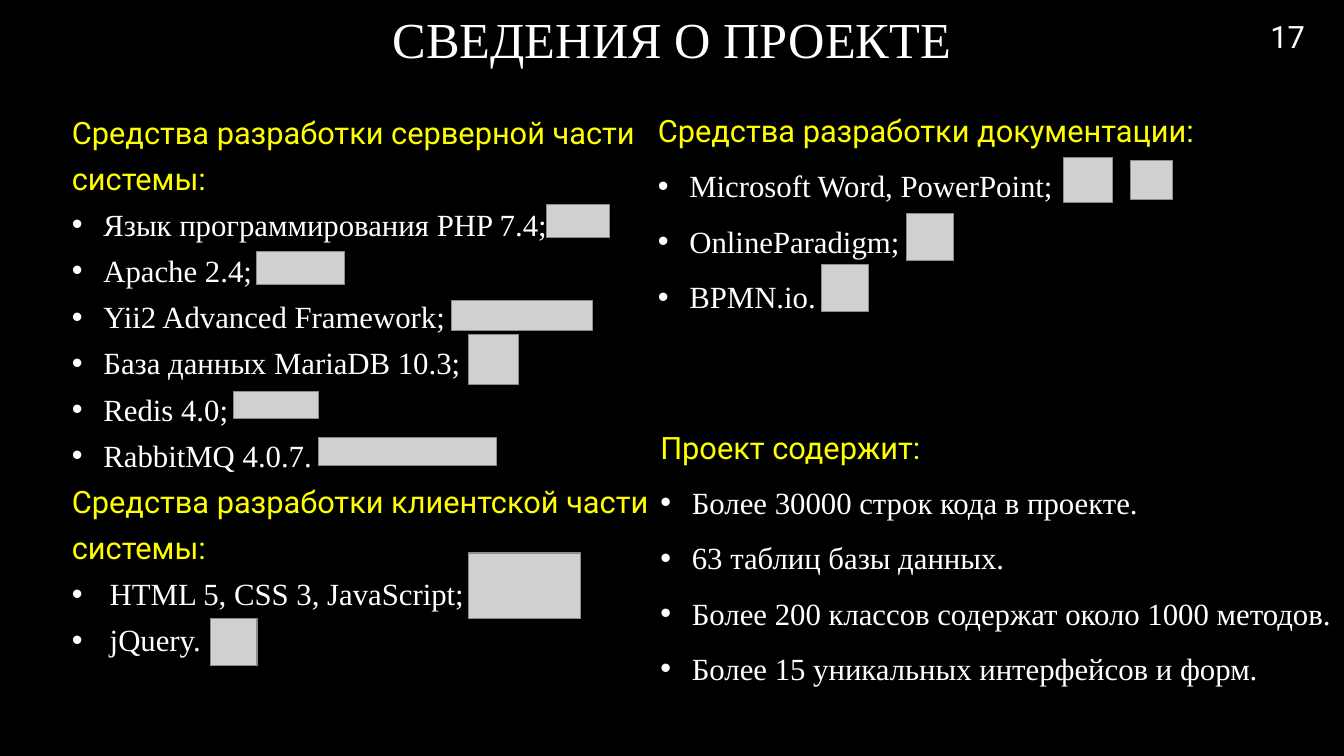
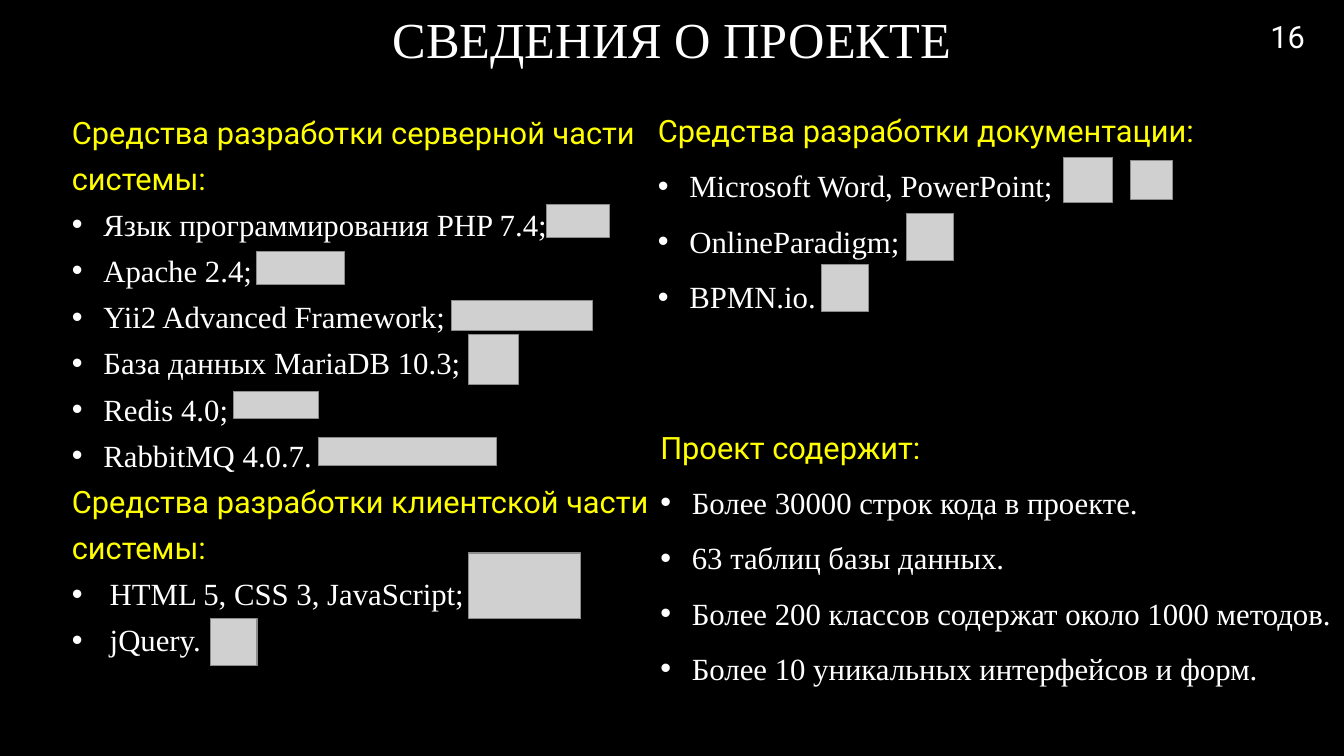
Before and after one commit to RAdKuzur/ASTU, a slide deck: slide 16 of Дипломная работа/Диплом/Презентация.pptx (slide 17 before the commit). Drawn at 1344x756 pixels with LibreOffice and Linux fonts; fonts in the diff are those of the drawing; grey boxes stand for pictures; background and template pictures are left out. Boxes give left, top, right and bottom in pixels: in the first picture for what was removed or moved away, otherwise in the second. Text is boxed around its words. In the diff, an @@ line names an element or a change of style, - is before the commit and + after.

```diff
--- a/Дипломная работа/Диплом/Презентация.pptx
+++ b/Дипломная работа/Диплом/Презентация.pptx
@@ page number at (1270,26,1305,49): text changed @@
-17
+16
@@ text at (692,658,1257,686): text changed @@
-• Более 15 уникальных интерфейсов и форм.
+• Более 10 уникальных интерфейсов и форм.
```
Also in this commit, not shown: 3 other slides changed, 2 slides removed, 1 other file.
